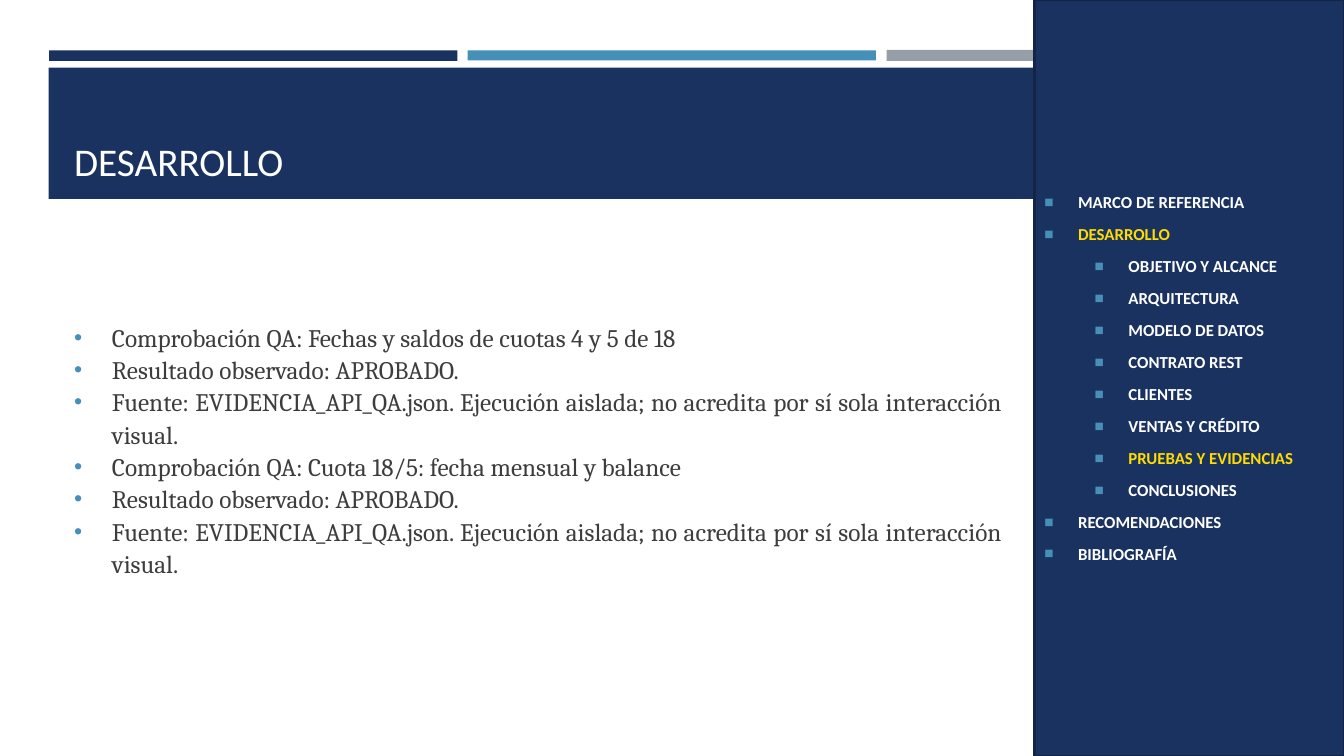
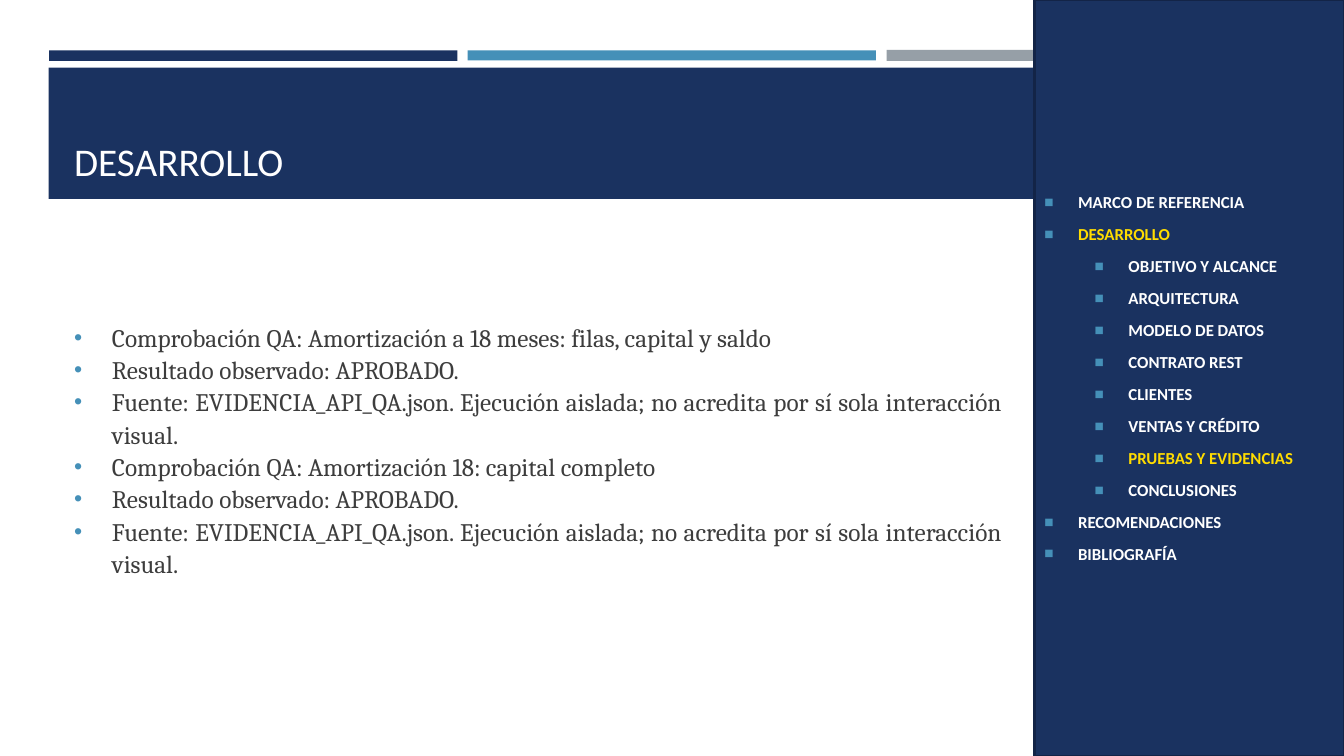
Before and after one commit to gamurigm/examen-arq-1, a slide deck: slide 44 of 05. DOCUMENTACION/02. PRESENTACION/PRESENTACION_CELULAR_BDDLOCAL_RESTFUL_DOTNET_GR09.pptx. Drawn at 1344x756 pixels with LibreOffice and Linux fonts; fonts in the diff are those of the drawing. Boxes give left, top, right and bottom in pixels: in the first picture for what was removed or moved away, otherwise in the second. Text is boxed around its words. In the diff, an @@ line names an element or a change of style, - is before the commit and + after.

```diff
--- a/05. DOCUMENTACION/02. PRESENTACION/PRESENTACION_CELULAR_BDDLOCAL_RESTFUL_DOTNET_GR09.pptx
+++ b/05. DOCUMENTACION/02. PRESENTACION/PRESENTACION_CELULAR_BDDLOCAL_RESTFUL_DOTNET_GR09.pptx
@@ text at box(112, 329, 771, 353): text changed @@
-• Comprobación QA: Fechas y saldos de cuotas 4 y 5 de 18
+• Comprobación QA: Amortización a 18 meses: filas, capital y saldo
@@ text at box(112, 458, 655, 482): text changed @@
-• Comprobación QA: Cuota 18/5: fecha mensual y balance
+• Comprobación QA: Amortización 18: capital completo
```
Also in this commit, not shown: 32 other slides changed, 3 slides added, 11 other files.
